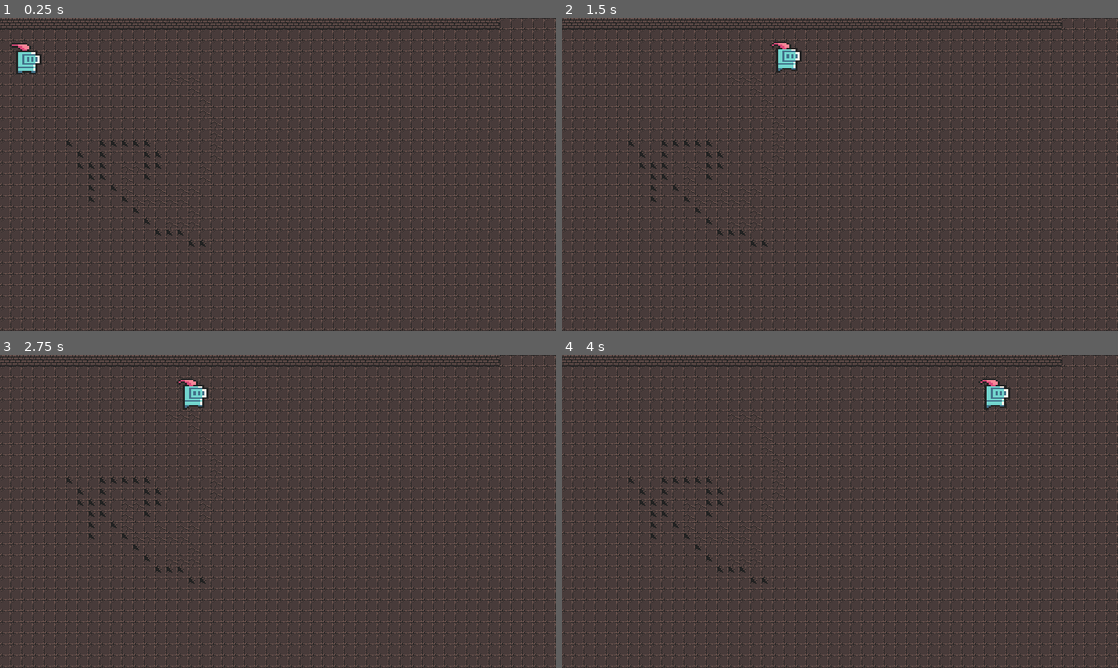
Above: before the commit, frames 1-4 (two rows, left to right).
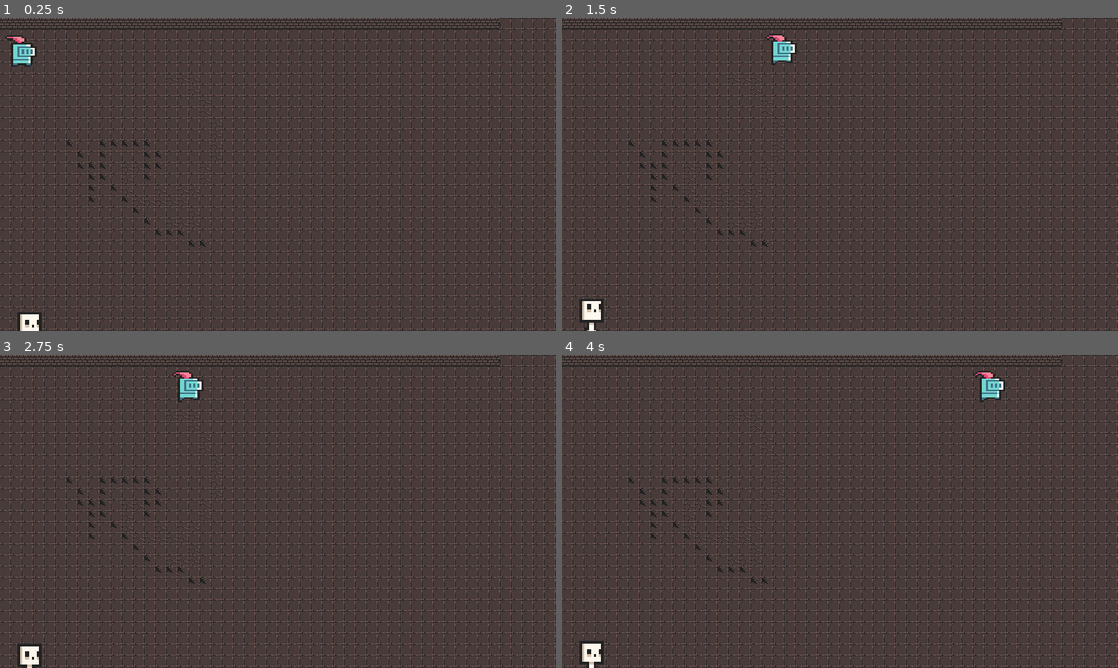
Above: after the commit, the same moments.

Repository: baieteala/simulare
Game: Godot game, scene res://Game.tscn
Two runs of this game, one before a commit and one after it. Both use one fixed random seed, a clock stepped at 60 frames per second and the inputs below.
Inputs:
- Up to frame 1 (0.25 s): no input
- Up to frame 2 (1.5 s): hold Right (ui_right) from 0.53 s (still down)
- Up to frame 3 (2.75 s): release Right (ui_right) at 2.03 s; hold Left (ui_left) from 2.03 s (still down)
- Up to frame 4 (4 s): release Left (ui_left) at 2.78 s; hold Right (ui_right) from 2.78 s (still down)

The runs differ from the first frame. In frame 1, 0.7% of the frame differs, in the area x 0-8%, y 5-100%; in frame 2, 0.8%, in the area x 3-44%, y 5-100%; in frame 3, 0.8%; in frame 4, 0.8%.

Commit message:
skeleton done but pathfinding not working

Diff:
--- a/proiect-simulare/Game.tscn
+++ b/proiect-simulare/Game.tscn
@@ -1,7 +1,8 @@
-[gd_scene load_steps=12 format=3 uid="uid://d2a41nqkxmcw7"]
+[gd_scene load_steps=13 format=3 uid="uid://d2a41nqkxmcw7"]
 
 [ext_resource type="Texture2D" uid="uid://de7q2a2jktl6y" path="res://art/tiles_simulare/0x72_DungeonTilesetII_v1.7.png" id="1"]
 [ext_resource type="PackedScene" uid="uid://da3ystiu2x8d6" path="res://scenes/player.tscn" id="2_qb02i"]
+[ext_resource type="PackedScene" uid="uid://p6gr61nh1y4q" path="res://scenes/Characters/Enemies/skeleton.tscn" id="3_p77s2"]
 
 [sub_resource type="TileSetAtlasSource" id="TileSetAtlasSource_462ku"]
 texture = ExtResource("1")
@@ -195,11 +196,16 @@
 
 [node name="Game" type="Node2D"]
 
-[node name="TileMap" type="TileMap" parent="."]
+[node name="NavigationRegion2D" type="NavigationRegion2D" parent="."]
+constrain_avoidance = true
+
+[node name="TileMap" type="TileMap" parent="NavigationRegion2D"]
 position = Vector2(-1, 0)
 tile_set = SubResource("1")
 format = 2
 layer_0/tile_data = PackedInt32Array(0, 6, 0, 1, 6, 0, 2, 6, 0, 3, 6, 0, 4, 6, 0, 5, 6, 0, 6, 6, 0, 7, 6, 0, 8, 6, 0, 9 …(52227 unchanged characters)…
 
+[node name="Skeleton" parent="." instance=ExtResource("3_p77s2")]
+position = Vector2(23, 399)
+
 [node name="Player" parent="." instance=ExtResource("2_qb02i")]
-position = Vector2(7, 11)
--- a/proiect-simulare/project.godot
+++ b/proiect-simulare/project.godot
@@ -65,4 +65,5 @@
 
 [rendering]
 
+textures/canvas_textures/default_texture_filter=0
 environment/defaults/default_environment="res://default_env.tres"
--- /dev/null
+++ b/proiect-simulare/scenes/Characters/Enemies/SkeletonFSM.gd
@@ -0,0 +1,20 @@
+extends FiniteStateMachine
+
+func _init() -> void:
+	_add_state("chase")
+
+func _ready() -> void:
+	set_state(states.chase)
+
+func _state_logic(_delta: float) -> void:
+	if state == states.chase:
+		parent.chase()
+		parent.move()
+
+func _get_transition() -> int:
+	return -1
+
+func _enter_state(_previous_state: int, _new_state: int) -> void:
+	match _new_state:
+		states.chase:
+			animation_player.play("run")
--- /dev/null
+++ b/proiect-simulare/scenes/Characters/Enemies/enemy.gd
@@ -0,0 +1,28 @@
+extends Character
+class_name Enemy
+
+var path: PackedVector2Array
+
+@onready var navigation: NavigationAgent2D = get_node("NavigationAgent2D")
+@onready var player: CharacterBody2D = get_tree().current_scene.get_node("Player")
+
+func chase() -> void:
+	if path:
+		var vectorToNextPoint: Vector2 = path[0] - global_position
+		var distanceToNextPoint: float = vectorToNextPoint.length()
+
+		if distanceToNextPoint < 1:
+			path.remove_at(0)
+			if not path:
+				return
+
+		movingDirection = vectorToNextPoint
+
+		if vectorToNextPoint.x > 0 and animated_sprite.flip_h:
+			animated_sprite.flip_h = false
+		elif vectorToNextPoint.x < 0 and not animated_sprite.flip_h:
+			animated_sprite.flip_h = true
+
+
+func _on_PathTimer_timeout() -> void:
+	path = navigation.get_simple_path(global_position, player.position)
--- /dev/null
+++ b/proiect-simulare/scenes/Characters/Enemies/enemy.tscn
@@ -0,0 +1,15 @@
+[gd_scene load_steps=3 format=3 uid="uid://bxoiqrsuolx86"]
+
+[ext_resource type="PackedScene" uid="uid://juq161grfc21" path="res://scenes/Characters/character.tscn" id="1_h4bku"]
+[ext_resource type="Script" path="res://scenes/Characters/Enemies/enemy.gd" id="2_r516d"]
+
+[node name="Enemy" instance=ExtResource("1_h4bku")]
+collision_layer = 4
+collision_mask = 4
+script = ExtResource("2_r516d")
+
+[node name="PathTimer" type="Timer" parent="." index="4"]
+wait_time = 0.5
+autostart = true
+
+[connection signal="timeout" from="PathTimer" to="." method="_on_path_timer_timeout"]
--- /dev/null
+++ b/proiect-simulare/scenes/Characters/Enemies/skeleton.tscn
@@ -0,0 +1,153 @@
+[gd_scene load_steps=17 format=3 uid="uid://p6gr61nh1y4q"]
+
+[ext_resource type="PackedScene" uid="uid://bxoiqrsuolx86" path="res://scenes/Characters/Enemies/enemy.tscn" id="1_0rjw0"]
+[ext_resource type="Texture2D" uid="uid://de7q2a2jktl6y" path="res://art/tiles_simulare/0x72_DungeonTilesetII_v1.7.png" id="2_jq6dw"]
+[ext_resource type="Script" path="res://scenes/Characters/Enemies/SkeletonFSM.gd" id="3_qq1m1"]
+
+[sub_resource type="AtlasTexture" id="AtlasTexture_seess"]
+atlas = ExtResource("2_jq6dw")
+region = Rect2(368, 84, 16, 21)
+
+[sub_resource type="AtlasTexture" id="AtlasTexture_4wmcy"]
+atlas = ExtResource("2_jq6dw")
+region = Rect2(384, 84, 16, 21)
+
+[sub_resource type="AtlasTexture" id="AtlasTexture_hp1kq"]
+atlas = ExtResource("2_jq6dw")
+region = Rect2(400, 84, 16, 21)
+
+[sub_resource type="AtlasTexture" id="AtlasTexture_isr56"]
+atlas = ExtResource("2_jq6dw")
+region = Rect2(416, 84, 16, 21)
+
+[sub_resource type="AtlasTexture" id="AtlasTexture_13sby"]
+atlas = ExtResource("2_jq6dw")
+region = Rect2(432, 84, 16, 21)
+
+[sub_resource type="AtlasTexture" id="AtlasTexture_v157y"]
+atlas = ExtResource("2_jq6dw")
+region = Rect2(448, 84, 16, 21)
+
+[sub_resource type="AtlasTexture" id="AtlasTexture_mmq7o"]
+atlas = ExtResource("2_jq6dw")
+region = Rect2(464, 84, 16, 21)
+
+[sub_resource type="AtlasTexture" id="AtlasTexture_0db30"]
+atlas = ExtResource("2_jq6dw")
+region = Rect2(480, 84, 16, 21)
+
+[sub_resource type="SpriteFrames" id="SpriteFrames_k7ayd"]
+animations = [{
+"frames": [{
+"duration": 1.0,
+"texture": SubResource("AtlasTexture_seess")
+}, {
+"duration": 1.0,
+"texture": SubResource("AtlasTexture_4wmcy")
+}, {
+"duration": 1.0,
+"texture": SubResource("AtlasTexture_hp1kq")
+}, {
+"duration": 1.0,
+"texture": SubResource("AtlasTexture_isr56")
+}, {
+"duration": 1.0,
+"texture": SubResource("AtlasTexture_13sby")
+}, {
+"duration": 1.0,
+"texture": SubResource("AtlasTexture_v157y")
+}, {
+"duration": 1.0,
+"texture": SubResource("AtlasTexture_mmq7o")
+}, {
+"duration": 1.0,
+"texture": SubResource("AtlasTexture_0db30")
+}],
+"loop": true,
+"name": &"default",
+"speed": 5.0
+}]
+
+[sub_resource type="RectangleShape2D" id="RectangleShape2D_jcnjv"]
+size = Vector2(35, 53)
+
+[sub_resource type="Animation" id="Animation_lq778"]
+resource_name = "run"
+length = 0.8
+loop_mode = 1
+tracks/0/type = "value"
+tracks/0/imported = false
+tracks/0/enabled = true
+tracks/0/path = NodePath("AnimatedSprite2D:animation")
+tracks/0/interp = 1
+tracks/0/loop_wrap = true
+tracks/0/keys = {
+"times": PackedFloat32Array(0),
+"transitions": PackedFloat32Array(1),
+"update": 1,
+"values": [&"default"]
+}
+tracks/1/type = "value"
+tracks/1/imported = false
+tracks/1/enabled = true
+tracks/1/path = NodePath("AnimatedSprite2D:frame")
+tracks/1/interp = 1
+tracks/1/loop_wrap = true
+tracks/1/keys = {
+"times": PackedFloat32Array(0, 0.1, 0.2, 0.3, 0.4, 0.5, 0.6, 0.7),
+"transitions": PackedFloat32Array(1, 1, 1, 1, 1, 1, 1, 1),
+"update": 1,
+"values": [0, 1, 2, 3, 4, 5, 6, 7]
+}
+
+[sub_resource type="Animation" id="Animation_wptom"]
+length = 0.001
+tracks/0/type = "value"
+tracks/0/imported = false
+tracks/0/enabled = true
+tracks/0/path = NodePath("AnimatedSprite2D:animation")
+tracks/0/interp = 1
+tracks/0/loop_wrap = true
+tracks/0/keys = {
+"times": PackedFloat32Array(0),
+"transitions": PackedFloat32Array(1),
+"update": 1,
+"values": [&"default"]
+}
+tracks/1/type = "value"
+tracks/1/imported = false
+tracks/1/enabled = true
+tracks/1/path = NodePath("AnimatedSprite2D:frame")
+tracks/1/interp = 1
+tracks/1/loop_wrap = true
+tracks/1/keys = {
+"times": PackedFloat32Array(0),
+"transitions": PackedFloat32Array(1),
+"update": 1,
+"values": [0]
+}
+
+[sub_resource type="AnimationLibrary" id="AnimationLibrary_p1e5g"]
+_data = {
+"RESET": SubResource("Animation_wptom"),
+"run": SubResource("Animation_lq778")
+}
+
+[node name="Skeleton" instance=ExtResource("1_0rjw0")]
+
+[node name="AnimatedSprite2D" parent="." index="0"]
+position = Vector2(19.5, 29.25)
+scale = Vector2(3.4375, 3.78571)
+sprite_frames = SubResource("SpriteFrames_k7ayd")
+
+[node name="CollisionShape2D" parent="." index="1"]
+position = Vector2(19.5, 38.5)
+shape = SubResource("RectangleShape2D_jcnjv")
+
+[node name="AnimationPlayer" parent="." index="2"]
+libraries = {
+"": SubResource("AnimationLibrary_p1e5g")
+}
+
+[node name="FiniteStateMachine" parent="." index="3"]
+script = ExtResource("3_qq1m1")
